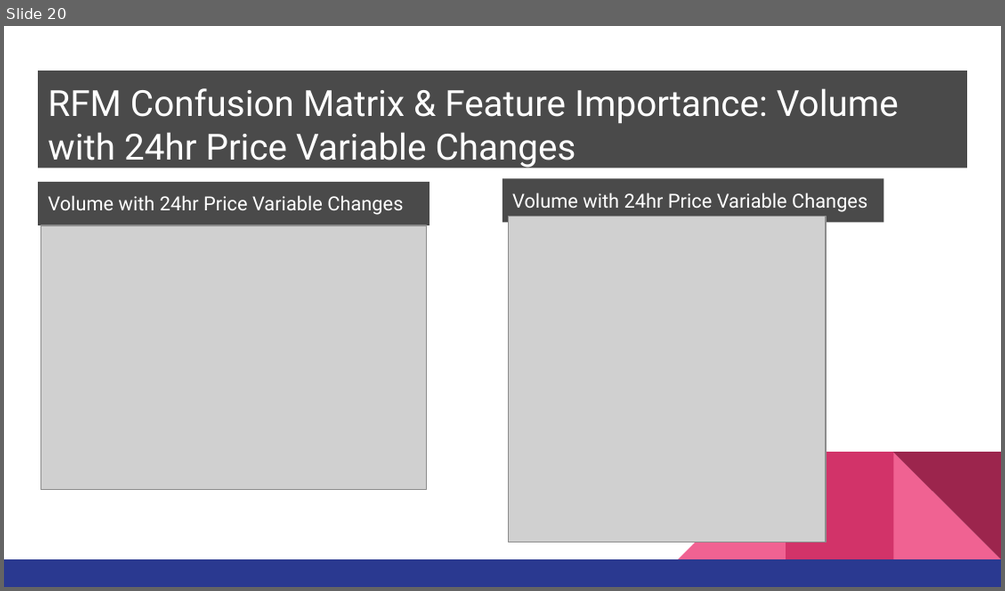
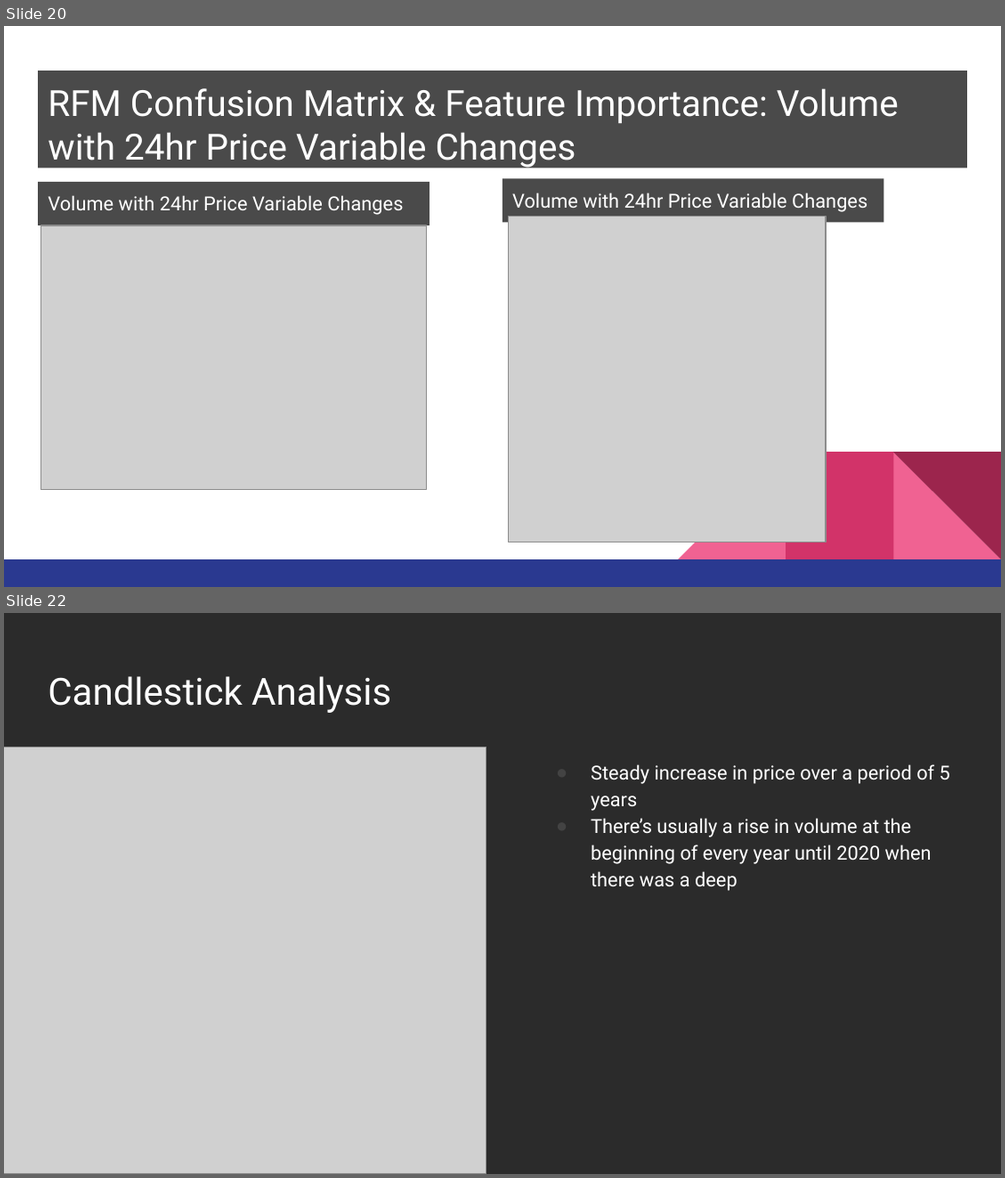
Before and after one commit to opeoje91/Final_Project_10_UTA, a slide deck: SEGMENT 2/Group 10 PowerPoint_Segment_2.pptx. Shown one above the other, each under a label of ours: slide 20 before the commit, slides 20 and 22 after it; the slides between them are not shown. The pictures are 1005x591 and 1005x1178 pixels, drawn with LibreOffice and Linux fonts; fonts in the diff are those of the drawing; grey boxes stand for pictures; background and template pictures are left out; a plain dark background stands for a picture behind light text. Boxes give left, top, right and bottom in pixels: in the first picture for what was removed or moved away, otherwise in the second. Text is boxed around its words. In the diff, an @@ line names an element or a change of style, - is before the commit and + after.

Commit message:
Updated the readme and candlestick image

```diff
--- a/SEGMENT 2/Group 10 PowerPoint_Segment_2.pptx
+++ b/SEGMENT 2/Group 10 PowerPoint_Segment_2.pptx
@@ slide 22 added at box(4, 613, 1001, 1174), background picture (left out) @@
@@ title added at box(48, 676, 391, 713), 27 pt, text #FFFFFF @@
+Candlestick Analysis
@@ picture added at box(4, 747, 486, 1174) @@
@@ text added at box(591, 764, 950, 891), 14 pt, text #FFFFFF @@
+● Steady increase in price over a period of 5 years
+● There’s usually a rise in volume at the beginning of every year until 2020 when there was a deep
```
Also in this commit, not shown: 1 slide changed, 2 other slides added, 6 other files.
